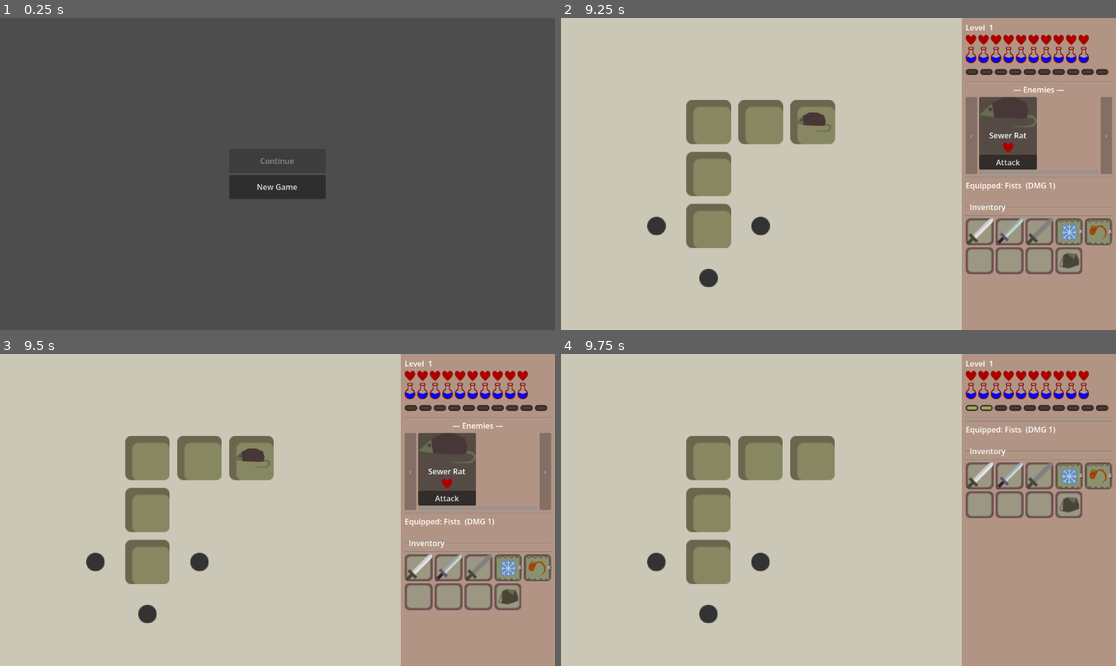
Above: before the commit, frames 1-4 (two rows, left to right).
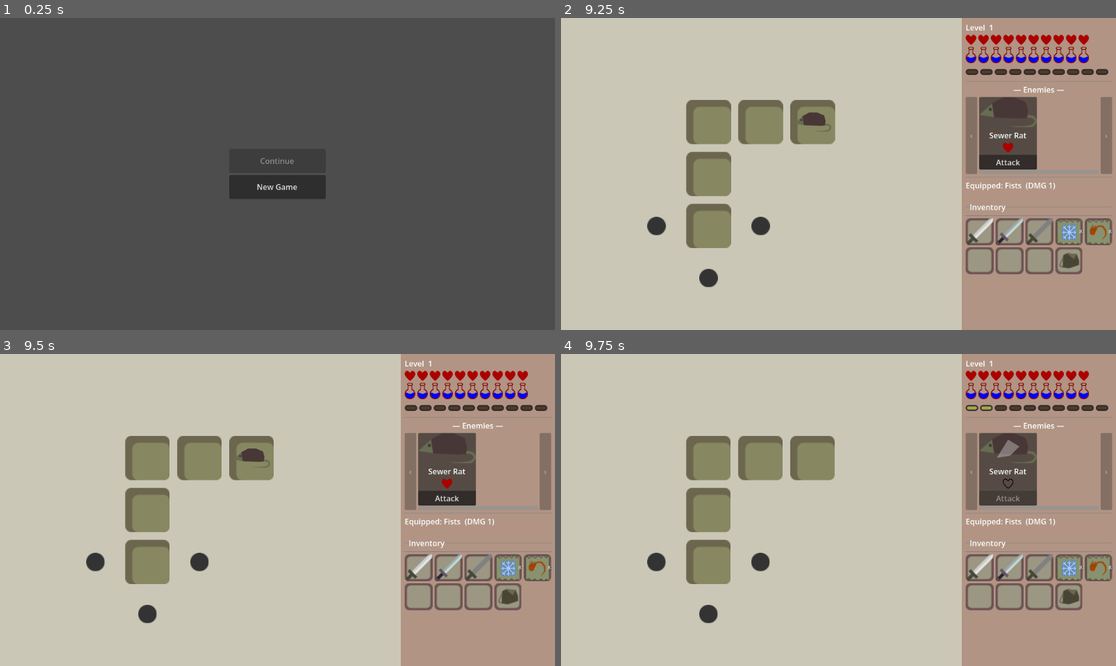
Above: after the commit, the same moments.

Repository: jiexdrop/run-reset
Game: Godot game, scene res://scenes/init.tscn
Two runs of this game, one before a commit and one after it. Both use one fixed random seed, a clock stepped at 60 frames per second and the inputs below.
Inputs (mouse positions are in pixels of both pictures, inside the frame that each line leads up to):
- Up to frame 1 (0.25 s): no input
- Up to frame 2 (9.25 s): click "New Game" at 0.5 s; click (1071, 167) at 1.25 s; click "✕" at 2 s; click (1071, 167) at 2.75 s; click "✕" at 3.5 s; click (1071, 167) at 4.25 s; click "✕" at 5 s; tap Enter at 5.75 s; drag from (760, 252) to (838, 174) at 5.77 s; drag from (827, 142) to (760, 208) at 6.52 s; move the mouse to (733, 267) at 7.27 s; click (733, 267) at 7.42 s; drag from (844, 124) to (733, 230) at 8.02 s; click "‹" at 8.75 s
- Up to frame 3 (9.5 s): no input
- Up to frame 4 (9.75 s): click "Attack" at 9.5 s

Frames 1-3 are identical in both runs. In frame 4, 7.5% of the frame differs, in the area x 72-100%, y 21-83%.

Commit message:
added a death vfx duration

Diff:
--- a/scenes/combat_ui.gd
+++ b/scenes/combat_ui.gd
@@ -36,6 +36,7 @@
 var _bag_ui: Control = null
 const ICONS_PER_ROW = 12
 
+const DEATH_VFX_DURATION = 1.5
 
 func _ready() -> void:
 	add_to_group("combat_ui")
@@ -237,6 +238,9 @@
 	GameState.mark_dirty()
 	SaveManager.save()
 
+	await get_tree().create_timer(DEATH_VFX_DURATION).timeout
+
+
 	_active_mob_ids.erase(mob_id)
 	_rebuild_mob_cards()
 
